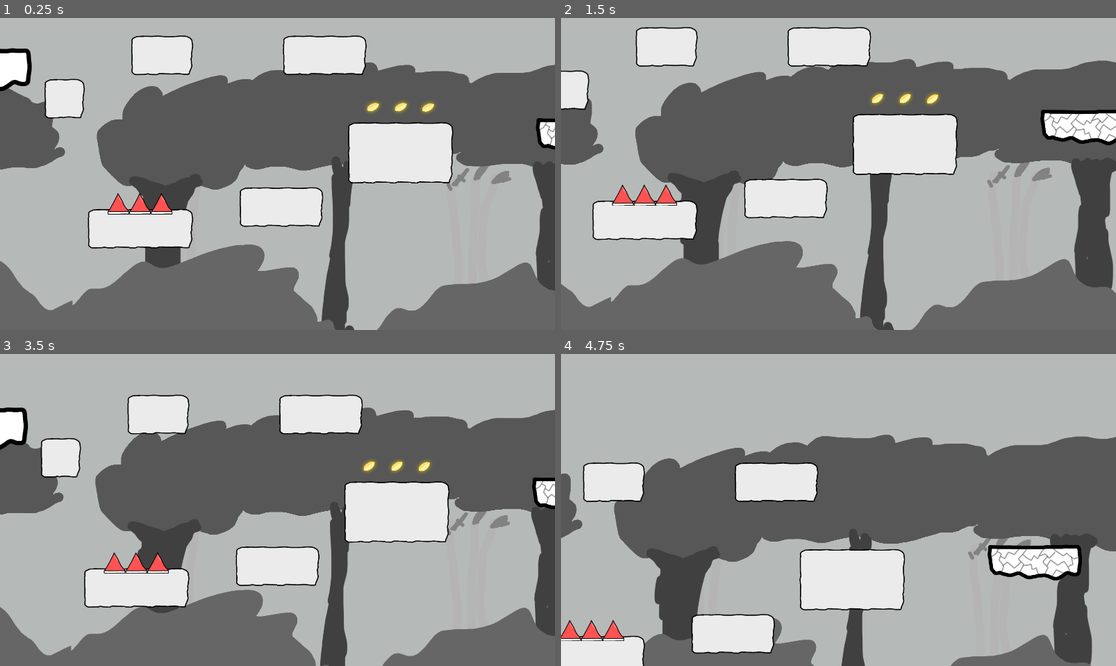
Above: before the commit, frames 1-4 (two rows, left to right).
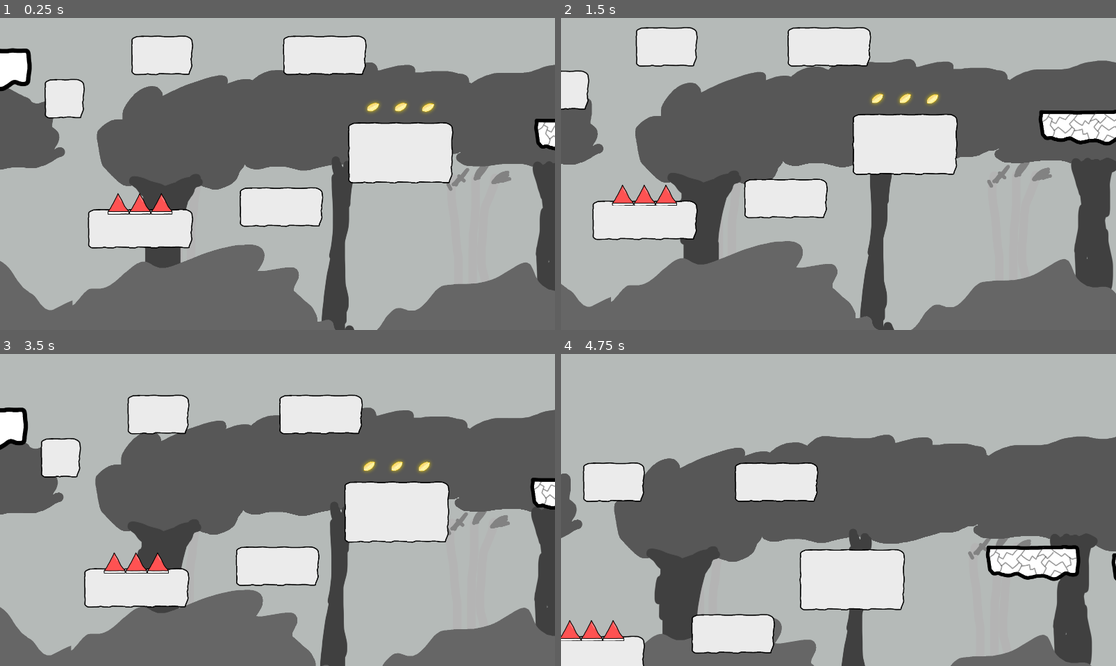
Above: after the commit, the same moments.

Repository: SpyrexDE/CAPY
Game: Godot game, scene res://src/levels/level01/level01.tscn
Same seed, same stepped clock (60 frames per second), same inputs: the game is played once before the commit and once after it.
Inputs (mouse positions are in pixels of both pictures, inside the frame that each line leads up to):
- Up to frame 1 (0.25 s): no input
- Up to frame 2 (1.5 s): move the mouse to (960, 158) at 0.52 s; hold Space (jump) 0.53-1.28 s; hold D (move_right) from 0.53 s (still down); click (960, 158) at 0.67 s; move the mouse to (727, 189) at 1.27 s; click (727, 189) at 1.35 s
- Up to frame 3 (3.5 s): tap Space (jump) at 1.52, 1.55, 1.82, 3.02, 3.05, 3.32 s; move the mouse to (333, 441) at 2.02 s; release D (move_right) at 2.03 s; hold A (move_left) 2.03-2.78 s; hold Space (jump) 2.03-2.78 s; move the mouse to (249, 572) at 2.77 s; hold D (move_right) from 2.78 s (still down); click (249, 572) at 2.85 s
- Up to frame 4 (4.75 s): move the mouse to (1005, 556) at 3.52 s; hold Space (jump) 3.53-4.28 s; move the mouse to (672, 463) at 4.27 s; release D (move_right) at 4.28 s; hold A (move_left) from 4.28 s (still down); click (672, 463) at 4.35 s; tap Space (jump) at 4.52, 4.55 s

The runs differ from the first frame. In frame 1, 0.2% of the frame differs, in the area x 96-100%, y 32-43%; in frame 2, 0.5%; in frame 3, 0.2%; in frame 4, 0.7%, in the area x 76-100%, y 61-73%.
Error in both runs: Invalid type in utility function "lerp()". Cannot convert argument 2 from int to float. (res://src/characters/player/Player.gd:89)

Commit message:
Fix platform position

Diff:
--- a/project.godot
+++ b/project.godot
@@ -28,9 +28,9 @@
 
 config/name="CAPY"
 run/main_scene="res://src/levels/level01/level01.tscn"
+config/features=PackedStringArray("4.0")
 boot_splash/bg_color=Color(0.027451, 0.0470588, 0.12549, 1)
 config/icon="res://icon.png"
-config/features=PackedStringArray("4.0")
 
 [autoload]
 
--- a/src/characters/player/Player.tscn
+++ b/src/characters/player/Player.tscn
@@ -1,9 +1,8 @@
-[gd_scene load_steps=36 format=3 uid="uid://x60fmft43isp"]
+[gd_scene load_steps=35 format=3 uid="uid://x60fmft43isp"]
 
 [ext_resource type="Script" path="res://src/characters/player/Player.gd" id="2"]
 [ext_resource type="Texture2D" uid="uid://qqpheka7woxq" path="res://src/characters/player/animations/idle/idle.png" id="2_yhrxj"]
 [ext_resource type="PackedScene" uid="uid://cyuvplxor46ru" path="res://src/levels/level02/background/ParallaxBackground.tscn" id="2_yuo6i"]
-[ext_resource type="Texture2D" uid="uid://cmy6hnlvjjqua" path="res://src/shaders/ChromaticAbberationOffset.png" id="3_1n8vy"]
 [ext_resource type="Texture2D" uid="uid://o05eaongwf6q" path="res://src/characters/player/animations/jump/jump.png" id="3_tvo4g"]
 [ext_resource type="Texture2D" uid="uid://dahlvw2dxlkbs" path="res://src/characters/player/animations/run/run.png" id="5_n57sj"]
 
@@ -43,8 +42,6 @@
 
 [sub_resource type="ShaderMaterial" id="ShaderMaterial_1p8r6"]
 shader = SubResource( "Shader_tvs1s" )
-shader_param/strength = 0.1
-shader_param/offset_image = ExtResource( "3_1n8vy" )
 
 [sub_resource type="Shader" id="Shader_gq6ep"]
 code = "shader_type canvas_item;
@@ -71,9 +68,6 @@
 
 [sub_resource type="ShaderMaterial" id="ShaderMaterial_h4m4r"]
 shader = SubResource( "Shader_gq6ep" )
-shader_param/vignette_intensity = 0.267
-shader_param/vignette_opacity = 0.456
-shader_param/vignette_rgb = Color(0, 0, 0, 1)
 
 [sub_resource type="Animation" id="8"]
 length = 0.001
@@ -136,6 +130,34 @@
 "transitions": PackedFloat32Array(1),
 "update": 0,
 "values": ["jump"]
+}
+
+[sub_resource type="Animation" id="11"]
+resource_name = "hit"
+length = 0.5
+tracks/0/type = "value"
+tracks/0/imported = false
+tracks/0/enabled = true
+tracks/0/path = NodePath("Sprite:modulate")
+tracks/0/interp = 1
+tracks/0/loop_wrap = true
+tracks/0/keys = {
+"times": PackedFloat32Array(0, 0.05, 0.1, 0.15, 0.2, 0.25, 0.3, 0.35, 0.4, 0.45, 0.5),
+"transitions": PackedFloat32Array(1, 1, 1, 1, 1, 1, 1, 1, 1, 1, 1),
+"update": 0,
+"values": [Color(1, 1, 1, 1), Color(0.988235, 0, 0, 1), Color(1, 1, 1, 1), Color(0.988235, 0, 0, 1), Color(1, 1, 1, 1), Color(0.988235, 0, 0, 1), Color(1, 1, 1, 1), Color(0.988235, 0, 0, 1), Color(1, 1, 1, 1), Color(0.988235, 0, 0, 1), Color(1, 1, 1, 1)]
+}
+tracks/1/type = "value"
+tracks/1/imported = false
+tracks/1/enabled = true
+tracks/1/path = NodePath(".:rotation")
+tracks/1/interp = 1
+tracks/1/loop_wrap = true
+tracks/1/keys = {
+"times": PackedFloat32Array(0, 0.1, 0.2, 0.3, 0.4, 0.5),
+"transitions": PackedFloat32Array(1, 1, 1, 1, 1, 1),
+"update": 0,
+"values": [0.0, -0.523599, 0.523599, -0.523599, 0.523599, 0.0]
 }
 
 [sub_resource type="Animation" id="7"]
@@ -167,6 +189,35 @@
 "values": ["idle"]
 }
 
+[sub_resource type="Animation" id="14"]
+resource_name = "jump"
+length = 0.2
+loop_mode = 1
+tracks/0/type = "value"
+tracks/0/imported = false
+tracks/0/enabled = true
+tracks/0/path = NodePath("Sprite:frame")
+tracks/0/interp = 1
+tracks/0/loop_wrap = true
+tracks/0/keys = {
+"times": PackedFloat32Array(0, 0.1),
+"transitions": PackedFloat32Array(1, 1),
+"update": 1,
+"values": [0, 1]
+}
+tracks/1/type = "value"
+tracks/1/imported = false
+tracks/1/enabled = true
+tracks/1/path = NodePath("Sprite:animation")
+tracks/1/interp = 1
+tracks/1/loop_wrap = true
+tracks/1/keys = {
+"times": PackedFloat32Array(0),
+"transitions": PackedFloat32Array(1),
+"update": 1,
+"values": ["jump"]
+}
+
 [sub_resource type="Animation" id="Animation_4bpj0"]
 resource_name = "run"
 length = 0.4
@@ -194,63 +245,6 @@
 "transitions": PackedFloat32Array(1),
 "update": 1,
 "values": [&"run"]
-}
-
-[sub_resource type="Animation" id="11"]
-resource_name = "hit"
-length = 0.5
-tracks/0/type = "value"
-tracks/0/imported = false
-tracks/0/enabled = true
-tracks/0/path = NodePath("Sprite:modulate")
-tracks/0/interp = 1
-tracks/0/loop_wrap = true
-tracks/0/keys = {
-"times": PackedFloat32Array(0, 0.05, 0.1, 0.15, 0.2, 0.25, 0.3, 0.35, 0.4, 0.45, 0.5),
-"transitions": PackedFloat32Array(1, 1, 1, 1, 1, 1, 1, 1, 1, 1, 1),
-"update": 0,
-"values": [Color(1, 1, 1, 1), Color(0.988235, 0, 0, 1), Color(1, 1, 1, 1), Color(0.988235, 0, 0, 1), Color(1, 1, 1, 1), Color(0.988235, 0, 0, 1), Color(1, 1, 1, 1), Color(0.988235, 0, 0, 1), Color(1, 1, 1, 1), Color(0.988235, 0, 0, 1), Color(1, 1, 1, 1)]
-}
-tracks/1/type = "value"
-tracks/1/imported = false
-tracks/1/enabled = true
-tracks/1/path = NodePath(".:rotation")
-tracks/1/interp = 1
-tracks/1/loop_wrap = true
-tracks/1/keys = {
-"times": PackedFloat32Array(0, 0.1, 0.2, 0.3, 0.4, 0.5),
-"transitions": PackedFloat32Array(1, 1, 1, 1, 1, 1),
-"update": 0,
-"values": [0.0, -0.523599, 0.523599, -0.523599, 0.523599, 0.0]
-}
-
-[sub_resource type="Animation" id="14"]
-resource_name = "jump"
-length = 0.2
-loop_mode = 1
-tracks/0/type = "value"
-tracks/0/imported = false
-tracks/0/enabled = true
-tracks/0/path = NodePath("Sprite:frame")
-tracks/0/interp = 1
-tracks/0/loop_wrap = true
-tracks/0/keys = {
-"times": PackedFloat32Array(0, 0.1),
-"transitions": PackedFloat32Array(1, 1),
-"update": 1,
-"values": [0, 1]
-}
-tracks/1/type = "value"
-tracks/1/imported = false
-tracks/1/enabled = true
-tracks/1/path = NodePath("Sprite:animation")
-tracks/1/interp = 1
-tracks/1/loop_wrap = true
-tracks/1/keys = {
-"times": PackedFloat32Array(0),
-"transitions": PackedFloat32Array(1),
-"update": 1,
-"values": ["jump"]
 }
 
 [sub_resource type="AnimationLibrary" id="AnimationLibrary_kod1h"]
@@ -300,7 +294,7 @@
 nodes/null/node = SubResource( "AnimationNodeAnimation_lcy3m" )
 nodes/null/position = Vector2(-528, 368)
 nodes/output/position = Vector2(512, 144)
-node_connections = [&"output", 0, &"OneShot", &"State", 0, &"idle", &"State", 1, &"jump", &"State", 2, &"null", &"OneShot", 0, &"State", &"OneShot", 1, &"hit"]
+node_connections = [&"output", 0, &"OneShot", &"OneShot", 0, &"State", &"OneShot", 1, &"hit", &"State", 0, &"idle", &"State", 1, &"jump", &"State", 2, &"null"]
 
 [sub_resource type="AtlasTexture" id="AtlasTexture_y5lfs"]
 atlas = ExtResource( "2_yhrxj" )
--- a/src/levels/level01/level01.tscn
+++ b/src/levels/level01/level01.tscn
@@ -7,7 +7,6 @@
 [ext_resource type="PackedScene" uid="uid://7reym7j4d8vh" path="res://src/props/spike/spike.tscn" id="5_mc1tl"]
 [ext_resource type="Script" path="res://src/public/classes/level_loading/level_switcher.gd" id="7_2k86t"]
 [ext_resource type="Texture2D" uid="uid://bwhiq2f4ga74d" path="res://src/tilesets/area01/GroundGrass.png" id="8_kcrji"]
-[ext_resource type="PackedScene" uid="uid://cqn312cnuup6d" path="res://src/levels/level02/level02.tscn" id="8_xsmef"]
 
 [sub_resource type="GDScript" id="GDScript_lleje"]
 
@@ -303,17 +302,8 @@
 
 [node name="Main" type="Node2D"]
 
-[node name="SDPlatform2" parent="." instance=ExtResource( "3" )]
-position = Vector2(1248, 242)
-
-[node name="SDPlatform3" parent="." instance=ExtResource( "3" )]
-position = Vector2(1573, 138)
-
-[node name="SDPlatform4" parent="." instance=ExtResource( "3" )]
-position = Vector2(1898, 476)
-
-[node name="SDPlatform5" parent="." instance=ExtResource( "3" )]
-position = Vector2(2045, 322)
+[node name="SDPlatform" parent="." instance=ExtResource( "3" )]
+position = Vector2(1239, 242.943)
 
 [node name="PlatformMover" parent="." instance=ExtResource( "4" )]
 position = Vector2(-154, 91)
@@ -349,6 +339,9 @@
 
 [node name="LevelSwitcher" type="Node2D" parent="Area2D"]
 script = ExtResource( "7_2k86t" )
-scene = ExtResource( "8_xsmef" )
+scene_path = "res://src/levels/level02/level02.tscn"
+
+[node name="SDPlatform2" parent="." instance=ExtResource( "3" )]
+position = Vector2(1529, 261)
 
 [connection signal="body_entered" from="Area2D" to="Area2D" method="_on_area_2d_body_entered"]
--- a/src/levels/level02/level02.tscn
+++ b/src/levels/level02/level02.tscn
@@ -288,16 +288,16 @@
 [node name="Main" type="Node2D"]
 
 [node name="SDPlatform2" parent="." instance=ExtResource( "1_ovhdu" )]
-position = Vector2(1248, 242)
+position = Vector2(1246, 128)
 
 [node name="SDPlatform3" parent="." instance=ExtResource( "1_ovhdu" )]
-position = Vector2(1573, 138)
+position = Vector2(1074, 299)
 
 [node name="SDPlatform4" parent="." instance=ExtResource( "1_ovhdu" )]
-position = Vector2(1898, 476)
+position = Vector2(1325, 343)
 
 [node name="SDPlatform5" parent="." instance=ExtResource( "1_ovhdu" )]
-position = Vector2(2045, 322)
+position = Vector2(1587, 305)
 
 [node name="PlatformMover" parent="." instance=ExtResource( "2_dk1cg" )]
 position = Vector2(-154, 91)
--- a/src/props/sd_platform/SDPlatform.tscn
+++ b/src/props/sd_platform/SDPlatform.tscn
@@ -25,19 +25,19 @@
 tracks/0/type = "value"
 tracks/0/imported = false
 tracks/0/enabled = true
-tracks/0/path = NodePath(".:position")
+tracks/0/path = NodePath("Break1:modulate")
 tracks/0/interp = 1
 tracks/0/loop_wrap = true
 tracks/0/keys = {
 "times": PackedFloat32Array(0),
 "transitions": PackedFloat32Array(1),
 "update": 0,
-"values": [Vector2(0, 0)]
+"values": [Color(1, 1, 1, 0)]
 }
 tracks/1/type = "value"
 tracks/1/imported = false
 tracks/1/enabled = true
-tracks/1/path = NodePath("Break1:modulate")
+tracks/1/path = NodePath("Break2:modulate")
 tracks/1/interp = 1
 tracks/1/loop_wrap = true
 tracks/1/keys = {
@@ -49,70 +49,58 @@
 tracks/2/type = "value"
 tracks/2/imported = false
 tracks/2/enabled = true
-tracks/2/path = NodePath("Break2:modulate")
+tracks/2/path = NodePath("Break1:position")
 tracks/2/interp = 1
 tracks/2/loop_wrap = true
 tracks/2/keys = {
 "times": PackedFloat32Array(0),
 "transitions": PackedFloat32Array(1),
 "update": 0,
-"values": [Color(1, 1, 1, 0)]
+"values": [Vector2(-51.3333, -5.5)]
 }
 tracks/3/type = "value"
 tracks/3/imported = false
 tracks/3/enabled = true
-tracks/3/path = NodePath("Break1:position")
+tracks/3/path = NodePath("Break1:rotation")
 tracks/3/interp = 1
 tracks/3/loop_wrap = true
 tracks/3/keys = {
 "times": PackedFloat32Array(0),
 "transitions": PackedFloat32Array(1),
 "update": 0,
-"values": [Vector2(-51.3333, -5.5)]
+"values": [0.0]
 }
 tracks/4/type = "value"
 tracks/4/imported = false
 tracks/4/enabled = true
-tracks/4/path = NodePath("Break1:rotation")
+tracks/4/path = NodePath("Break2:position")
 tracks/4/interp = 1
 tracks/4/loop_wrap = true
 tracks/4/keys = {
 "times": PackedFloat32Array(0),
 "transitions": PackedFloat32Array(1),
 "update": 0,
-"values": [0.0]
+"values": [Vector2(54.6667, -7.25)]
 }
 tracks/5/type = "value"
 tracks/5/imported = false
 tracks/5/enabled = true
-tracks/5/path = NodePath("Break2:position")
+tracks/5/path = NodePath("Break2:rotation")
 tracks/5/interp = 1
 tracks/5/loop_wrap = true
 tracks/5/keys = {
 "times": PackedFloat32Array(0),
 "transitions": PackedFloat32Array(1),
 "update": 0,
-"values": [Vector2(54.6667, -7.25)]
+"values": [0.0]
 }
 tracks/6/type = "value"
 tracks/6/imported = false
 tracks/6/enabled = true
-tracks/6/path = NodePath("Break2:rotation")
+tracks/6/path = NodePath("Sprite:modulate")
 tracks/6/interp = 1
 tracks/6/loop_wrap = true
 tracks/6/keys = {
-"times": PackedFloat32Array(0),
-"transitions": PackedFloat32Array(1),
-"update": 0,
-"values": [0.0]
-}
-tracks/7/type = "value"
-tracks/7/imported = false
-tracks/7/enabled = true
-tracks/7/path = NodePath("Sprite:modulate")
-tracks/7/interp = 1
-tracks/7/loop_wrap = true
-tracks/7/keys = {
 "times": PackedFloat32Array(0),
 "transitions": PackedFloat32Array(1),
 "update": 0,
@@ -244,6 +232,7 @@
 script = SubResource( "2" )
 
 [node name="Sprite" type="Sprite2D" parent="."]
+position = Vector2(5, 0)
 scale = Vector2(0.4, 0.4)
 texture = ExtResource( "1_lmx35" )
 
--- a/src/public/classes/level_loading/level_loader.gd
+++ b/src/public/classes/level_loading/level_loader.gd
@@ -12,6 +12,7 @@
 
 # Starts loading of the given scene
 func start_load(scene_path: String) -> void:
+	print(scene_path)
 	_scene_path = scene_path
 	var state = ResourceLoader.load_threaded_request(_scene_path, "", true)
 	if state == OK:
--- a/src/public/classes/level_loading/level_switcher.gd
+++ b/src/public/classes/level_loading/level_switcher.gd
@@ -5,14 +5,14 @@
 var level_loader = LevelLoader.new()
 
 @export
-var scene : PackedScene
+var scene_path : String
 
 var loaded := false
 
 func _ready() -> void:
 	# Add level_loader as child so _process gets called
 	add_child(level_loader)
-	level_loader.start_load(scene.resource_path)
+	level_loader.start_load(scene_path)
 
 	level_loader.load_done.connect(func(): loaded=true)
 	level_loader.progress_changed.connect(func(progress): print(progress))
Not shown: 1 places in src/levels/level01/level01.tscn that only renumber resources
